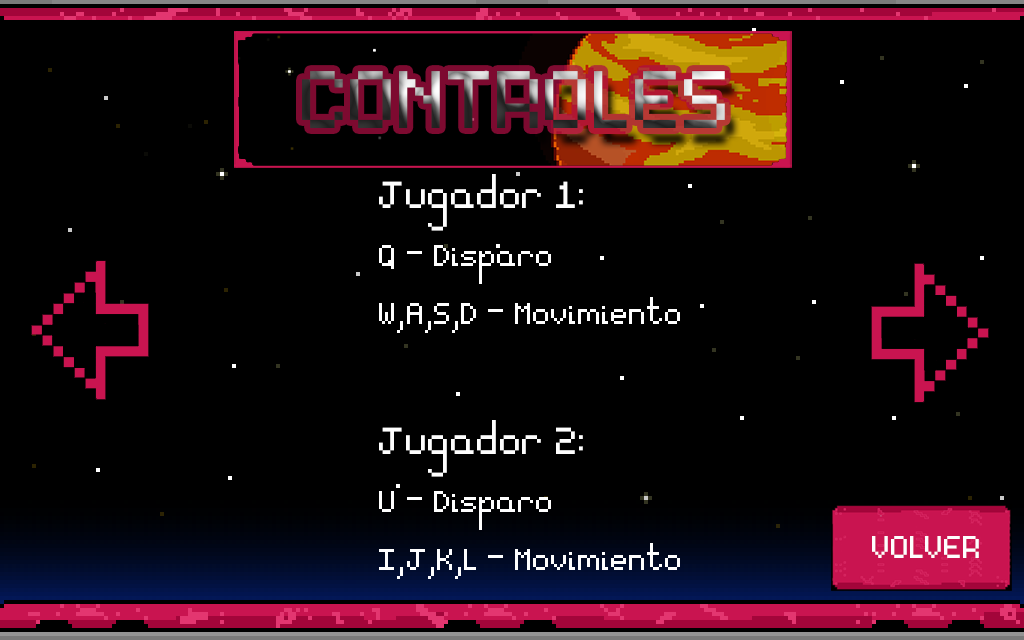
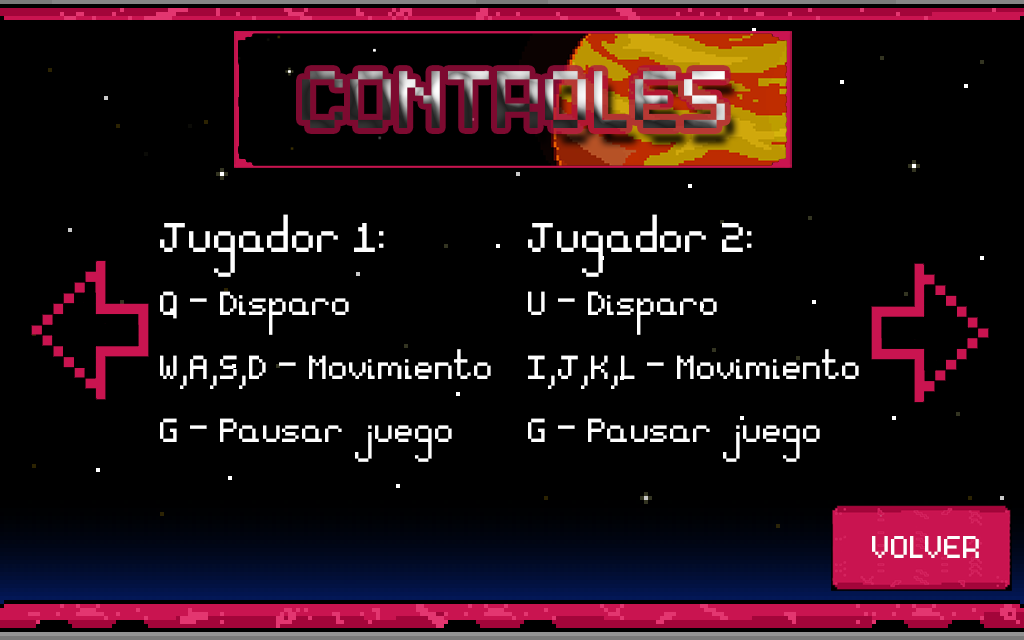
Layers edited between the first and the second 1024px x 640px image:
added layer "Jugador 2: U - Disparo I,J,K,L - Movimiento G - Pausar juego" in group "Tuto 3" over (x1=528, y1=214, x2=859, y2=462)
renamed "Jugador 1: Q - Disparo W,A,S,D - Movimiento Jugador 2: U - Dis" to "Jugador 1: Q - Disparo W,A,S,D - Movimiento G - Pausar juego", painted on it over (x1=160, y1=174, x2=680, y2=579)
